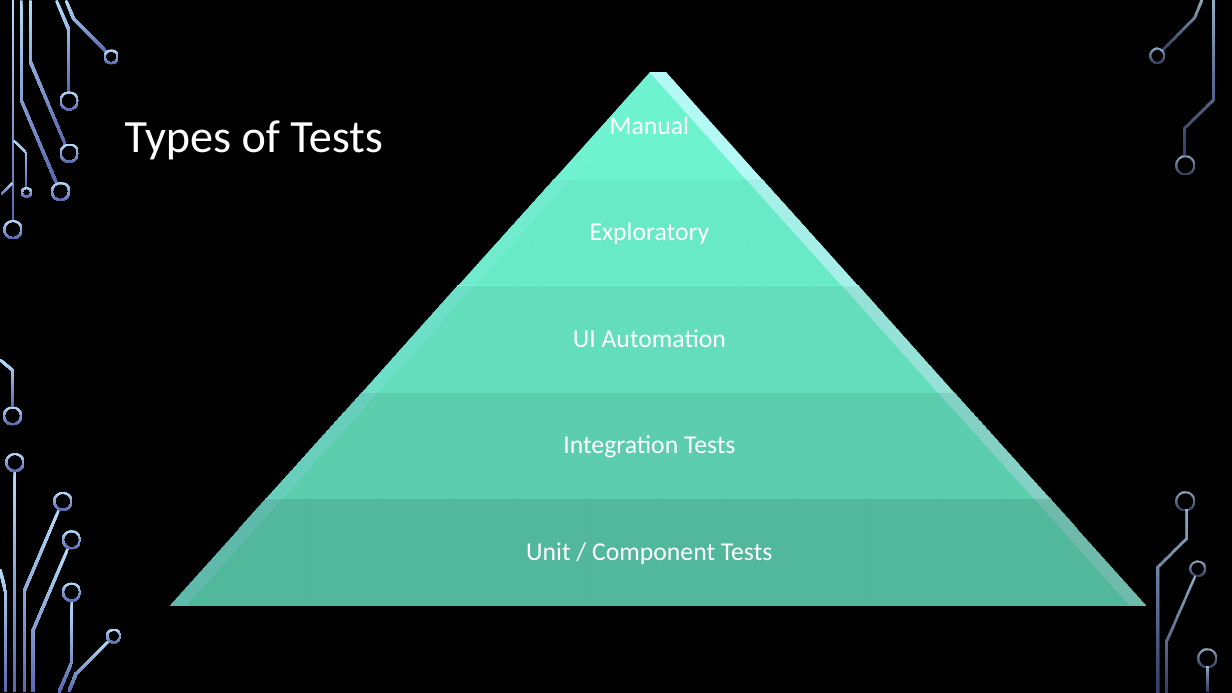
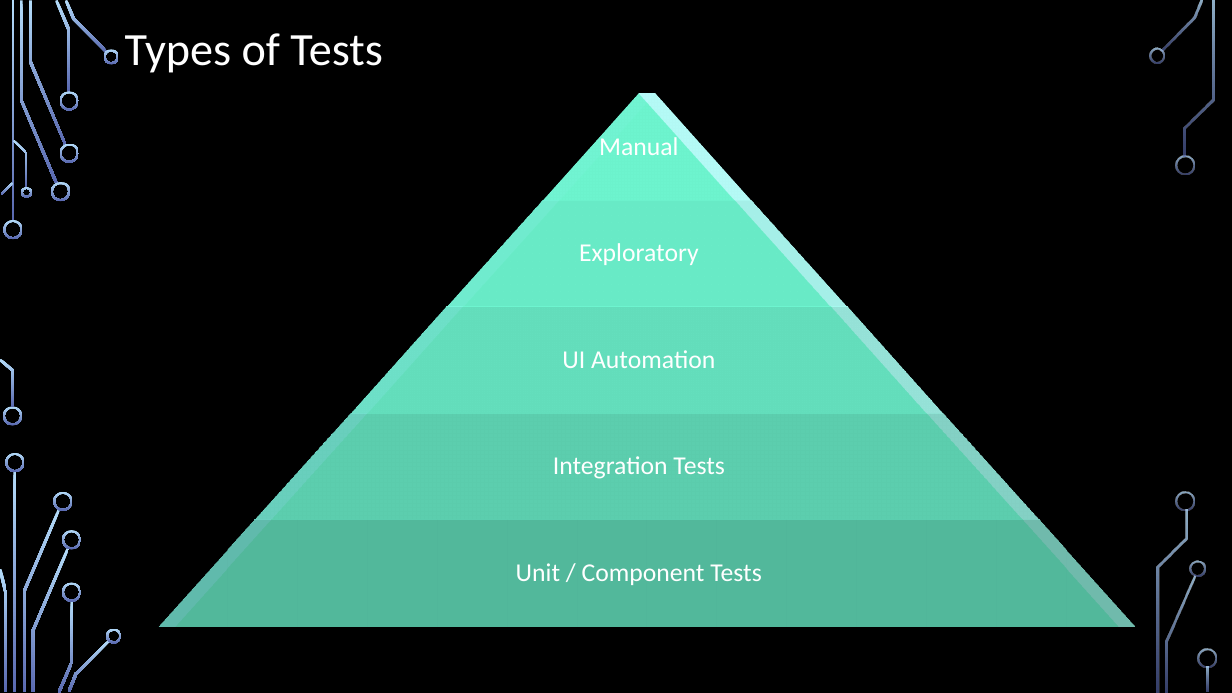
Before and after one commit to IntegerMan/SoftwareQualityTalk, a slide deck: slide 10 of Software Quality Recipes for Legacy.pptx (slide 8 before the commit). Drawn at 1232x693 pixels with LibreOffice and Linux fonts; fonts in the diff are those of the drawing; background and template pictures are left out. Boxes give left, top, right and bottom in pixels: in the first picture for what was removed or moved away, otherwise in the second. Text is boxed around its words. In the diff, an @@ line names an element or a change of style, - is before the commit and + after.

```diff
--- a/Software Quality Recipes for Legacy.pptx
+++ b/Software Quality Recipes for Legacy.pptx
@@ text "Types of Tests": place and size @@
-text "Types of Tests" at (125,120,382,160)
+text "Types of Tests" at (125,33,382,73)
@@ 5 texts, 5 trapezoids: place and size @@
-5 texts, 5 trapezoids at (116,73,1184,605)
+5 texts, 5 trapezoids at (104,94,1173,627)
```
Also in this commit, not shown: 7 other slides changed, 8 slides added, 4 slides removed, 10 other files.
